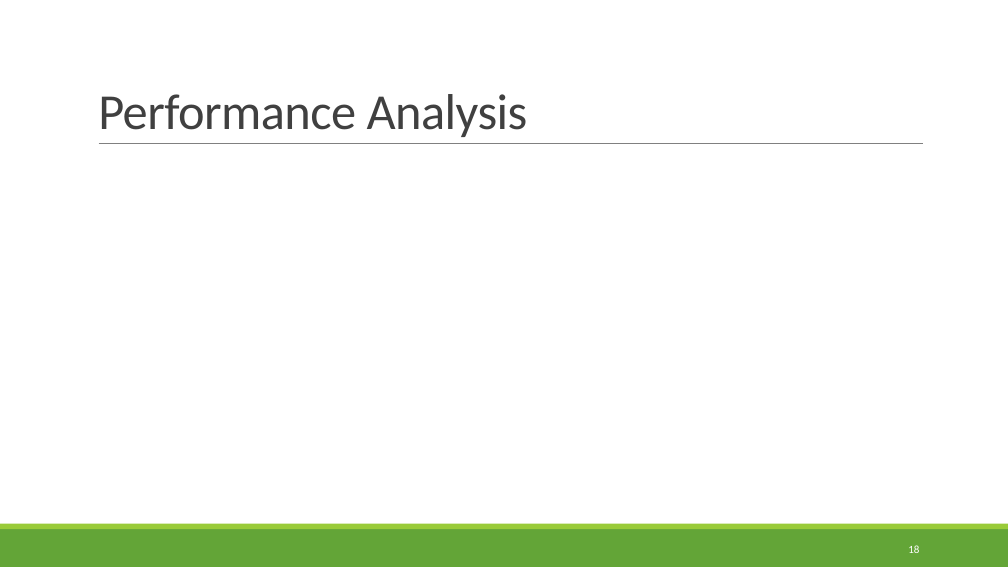
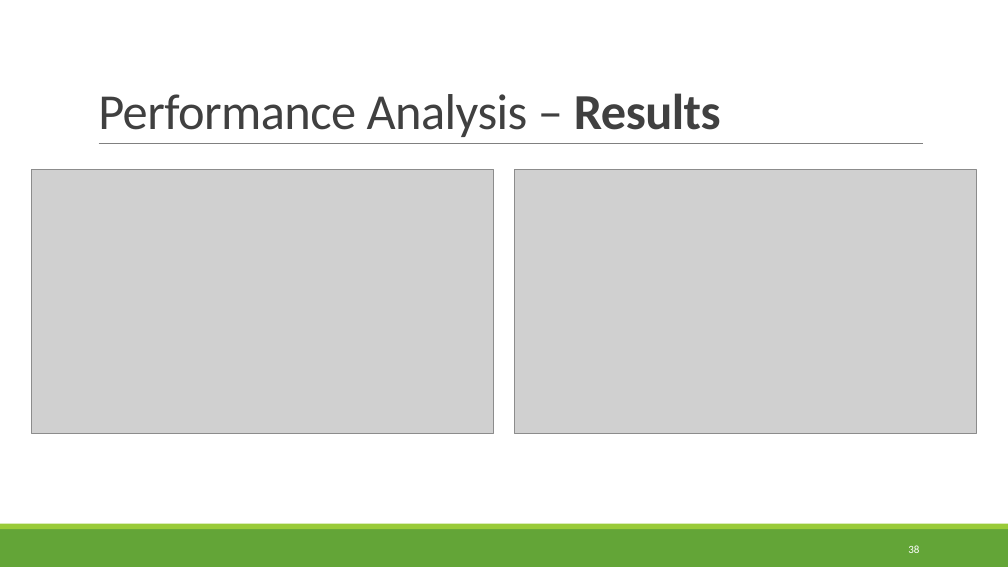
Before and after one commit to itssapir/TXHashMap, a slide deck: slide 38 of Docs/Presentation_final.pptx (slide 18 before the commit). Drawn at 1008x567 pixels with LibreOffice and Linux fonts; fonts in the diff are those of the drawing; grey boxes stand for pictures. Boxes give left, top, right and bottom in pixels: in the first picture for what was removed or moved away, otherwise in the second. Text is boxed around its words. In the diff, an @@ line names an element or a change of style, - is before the commit and + after.

```diff
--- a/Docs/Presentation_final.pptx
+++ b/Docs/Presentation_final.pptx
@@ title at [98,93,721,137]: text changed @@
-Performance Analysis
+Performance Analysis – Results
@@ picture added at [32,169,494,434] @@
@@ picture added at [515,169,977,434] @@
@@ page number at [908,545,919,553]: text changed @@
-18
+38
```
Also in this commit, not shown: 15 other slides changed, 39 slides added, 4 slides removed, 6 other files.
